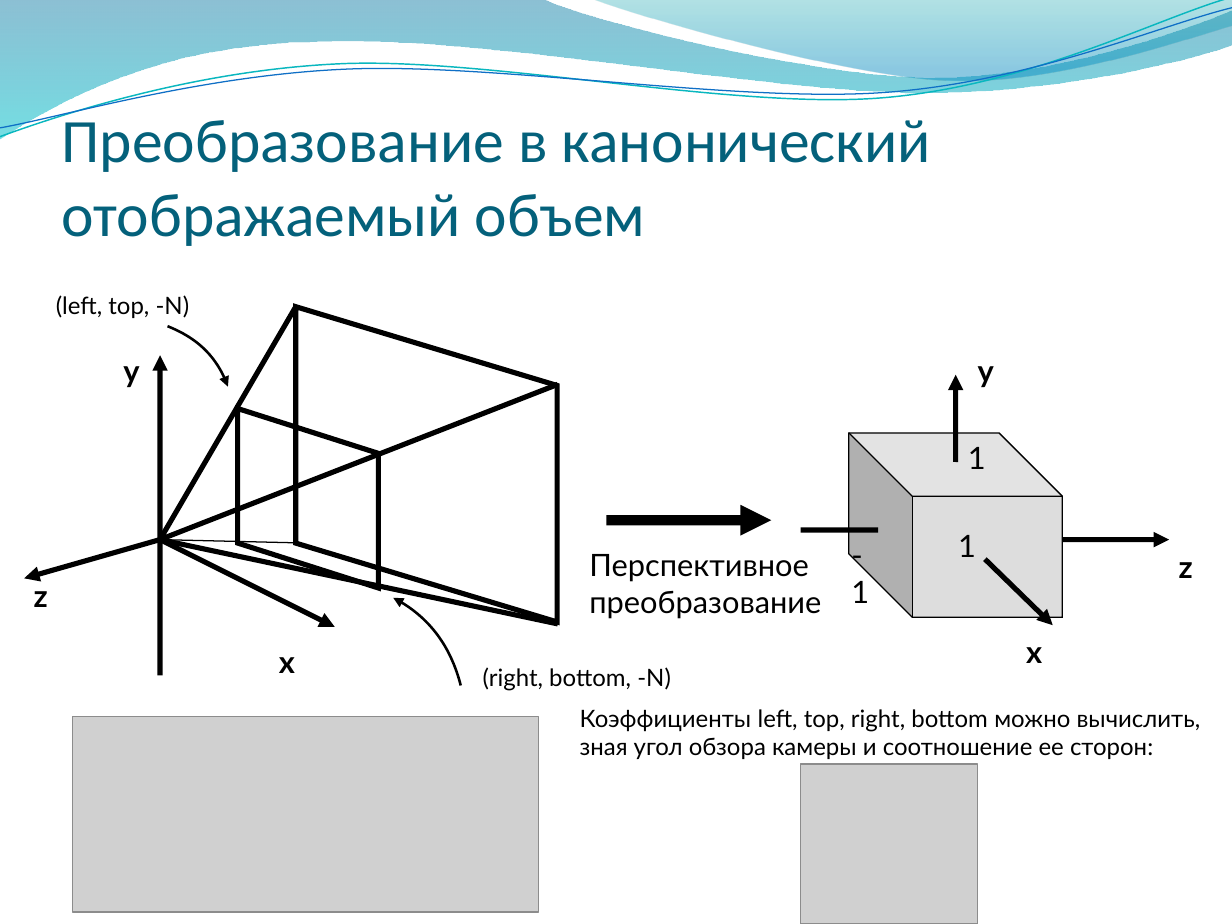
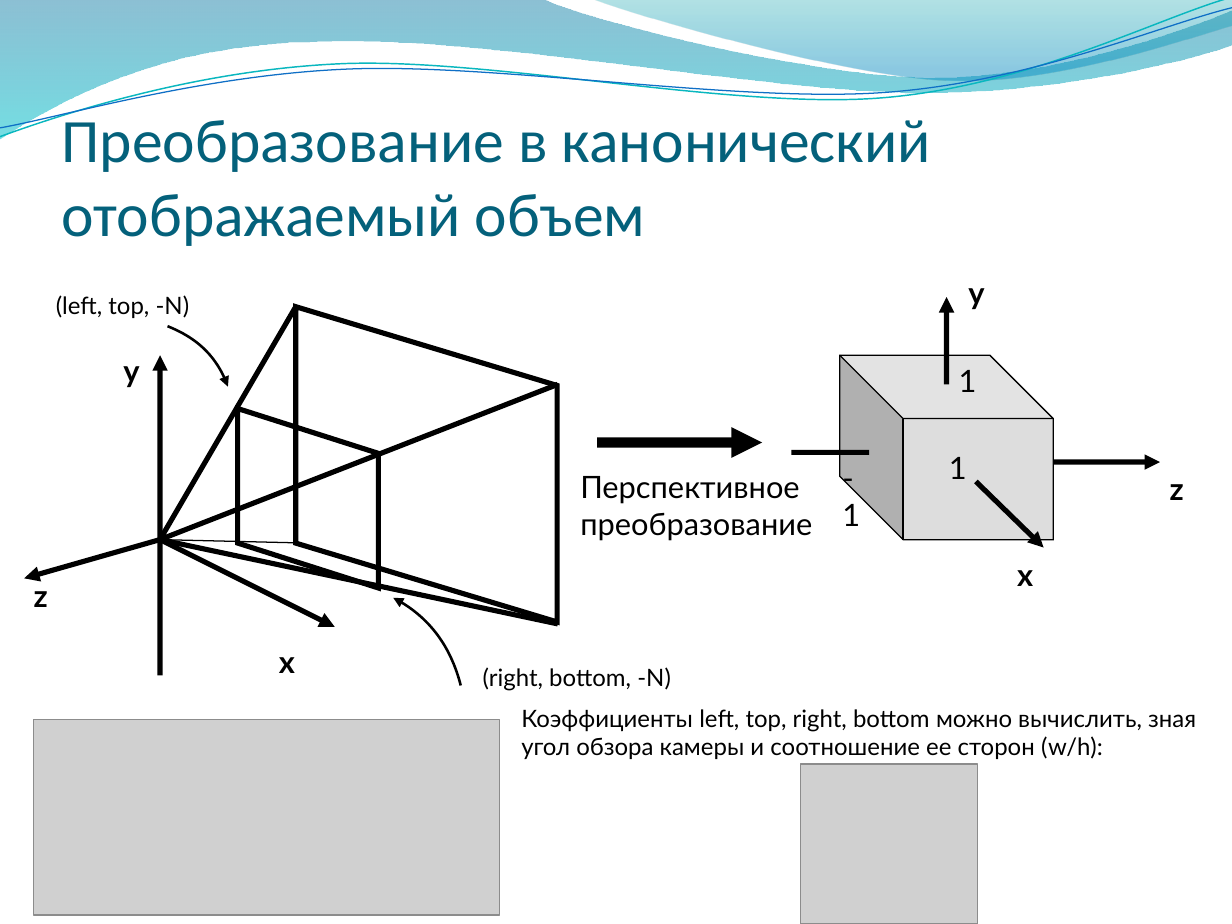
Before and after one commit to alexey-malov/cg-course, a slide deck: slide 145 of lectures/03 - Векторный анализ, трансформации и матрицы.pptx. Drawn at 1232x924 pixels with LibreOffice and Linux fonts; fonts in the diff are those of the drawing; grey boxes stand for pictures; background and template pictures are left out. Boxes give left, top, right and bottom in pixels: in the first picture for what was removed or moved away, otherwise in the second. Text is boxed around its words. In the diff, an @@ line names an element or a change of style, - is before the commit and + after.

```diff
--- a/lectures/03 - Векторный анализ, трансформации и матрицы.pptx
+++ b/lectures/03 - Векторный анализ, трансформации и матрицы.pptx
@@ 5 texts, 3 arrows, 1 line: place and size @@
-5 texts, 3 arrows, 1 line at (589,375,1193,663)
+5 texts, 3 arrows, 1 line at (580,297,1184,586)
@@ 2 texts, 1 cube, 1 arrow: place and size @@
-2 texts, 1 cube, 1 arrow at (849,366,1062,625)
+2 texts, 1 cube, 1 arrow at (840,288,1053,547)
@@ picture: place and size @@
-picture at (73,716,538,912)
+picture at (34,719,500,915)
@@ text at (521,709,1196,759): text changed @@
-Коэффициенты left, top, right, bottom можно вычислить, зная угол обзора камеры и соотношение ее сторон:
+Коэффициенты left, top, right, bottom можно вычислить, зная угол обзора камеры и соотношение ее сторон (w/h):
```
Also in this commit, not shown: 19 other slides changed, 1 slide removed.
